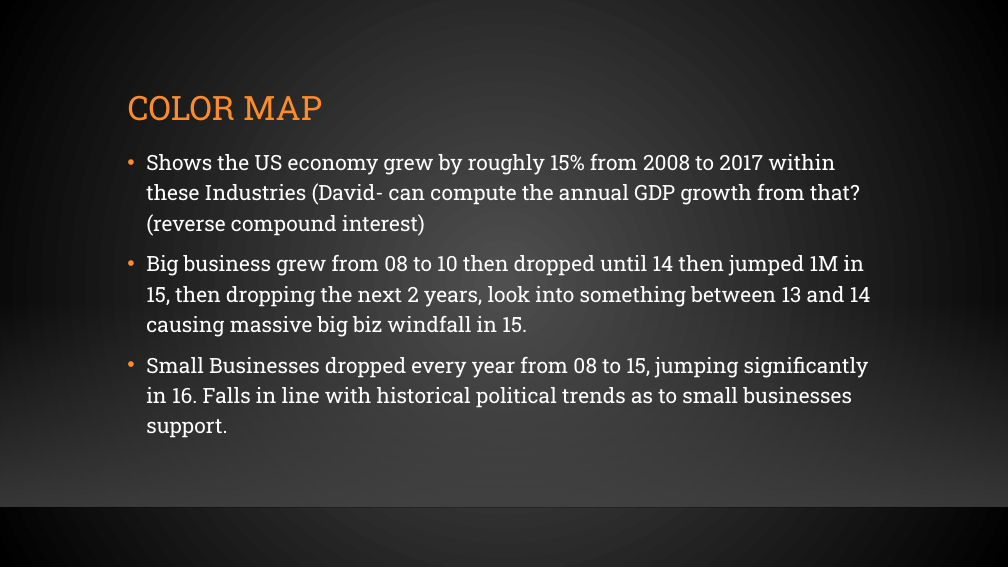
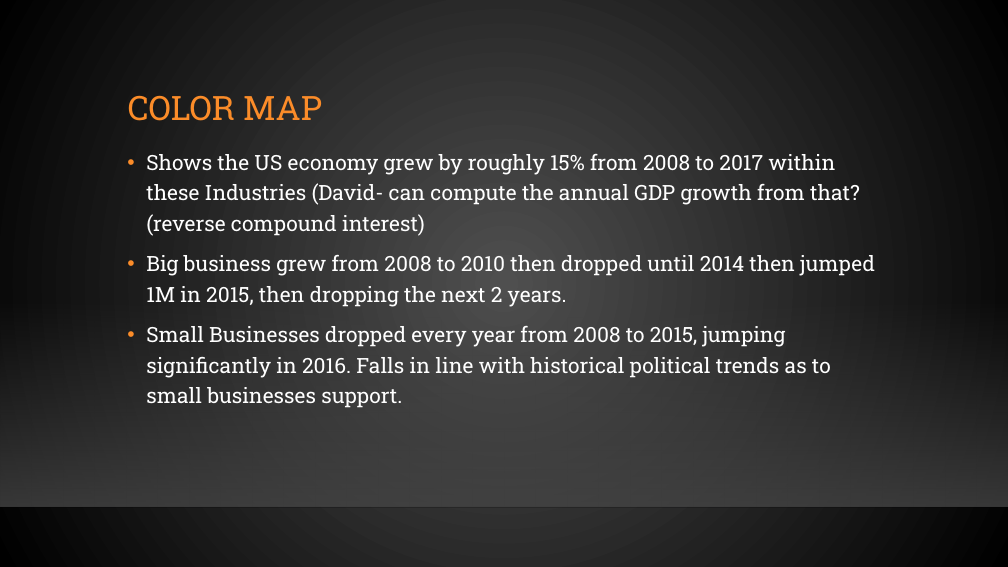
Before and after one commit to jobongie/group10_project2, a slide deck: slide 10 of Project_2_Group_10_pmob.pptx. Drawn at 1008x567 pixels with LibreOffice and Linux fonts; fonts in the diff are those of the drawing; background and template pictures are left out. Boxes give left, top, right and bottom in pixels: in the first picture for what was removed or moved away, otherwise in the second. Text is boxed around its words. In the diff, an @@ line names an element or a change of style, - is before the commit and + after.

Commit message:
ppt

```diff
--- a/Project_2_Group_10_pmob.pptx
+++ b/Project_2_Group_10_pmob.pptx
@@ text at [146, 255, 875, 408]: text changed @@
-• Big business grew from 08 to 10 then dropped until 14 then jumped 1M in 15, then dropping the next 2 years, look into something between 13 and 14 causing massive big biz windfall in 15.
-• Small Businesses dropped every year from 08 to 15, jumping significantly in 16. Falls in line with historical political trends as to small businesses support.
+• Big business grew from 2008 to 2010 then dropped until 2014 then jumped 1M in 2015, then dropping the next 2 years.
+• Small Businesses dropped every year from 2008 to 2015, jumping significantly in 2016. Falls in line with historical political trends as to small businesses support.
```
Also in this commit, not shown: 1 other file.
